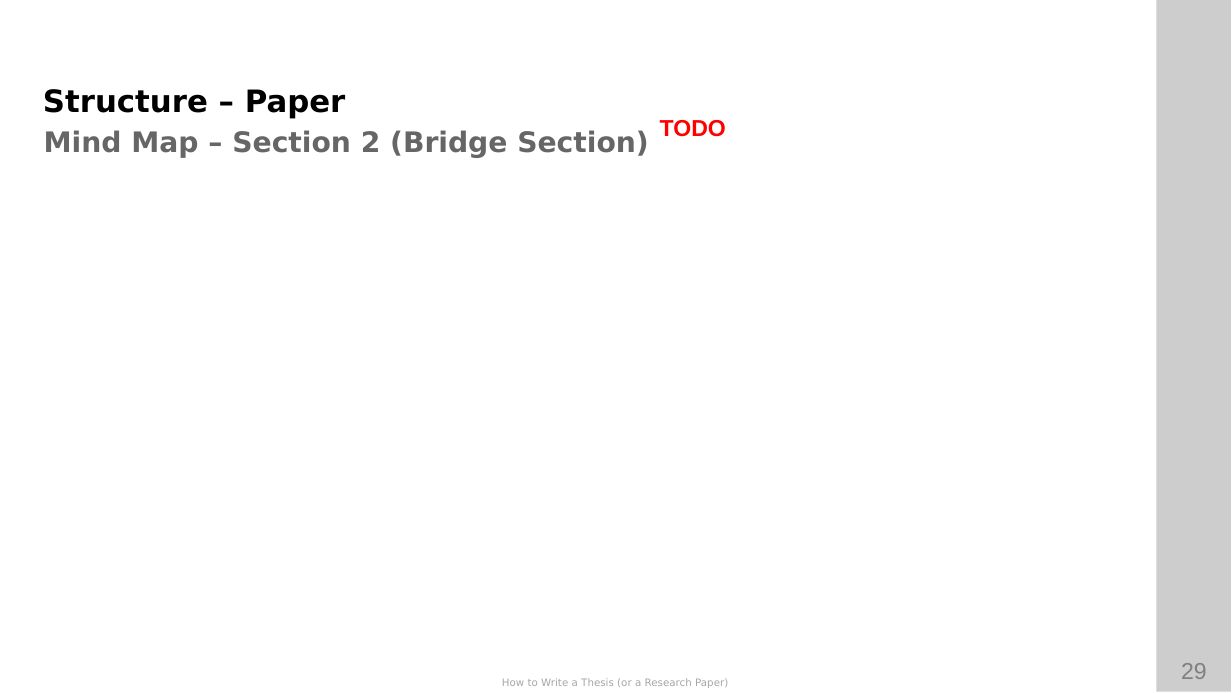
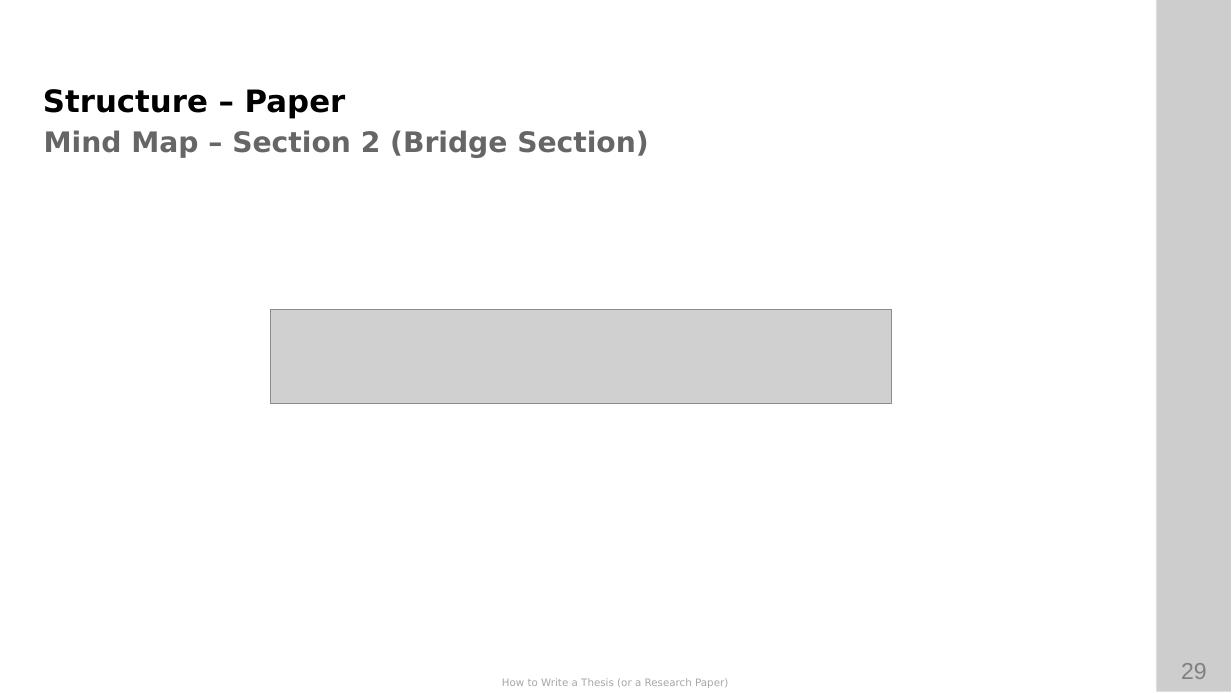
Before and after one commit to ETCE-LAB/How-To-Write-A-Paper-Thesis, a slide deck: slide 29 of How-to-Write-A-Paper-Thesis.pptx. Drawn at 1232x693 pixels with LibreOffice and Linux fonts; fonts in the diff are those of the drawing; grey boxes stand for pictures; background and template pictures are left out. Boxes give left, top, right and bottom in pixels: in the first picture for what was removed or moved away, otherwise in the second. Text is boxed around its words. In the diff, an @@ line names an element or a change of style, - is before the commit and + after.

Commit message:
* updated thesis mindmap template + added figures to slides + added slide pdf

```diff
--- a/How-to-Write-A-Paper-Thesis.pptx
+++ b/How-to-Write-A-Paper-Thesis.pptx
@@ text removed at box(660, 120, 726, 137) @@
-TODO
@@ picture added at box(271, 310, 892, 404) @@
```
Also in this commit, not shown: 11 other slides changed, 6 slides added, 2 slides removed, 3 other files.
